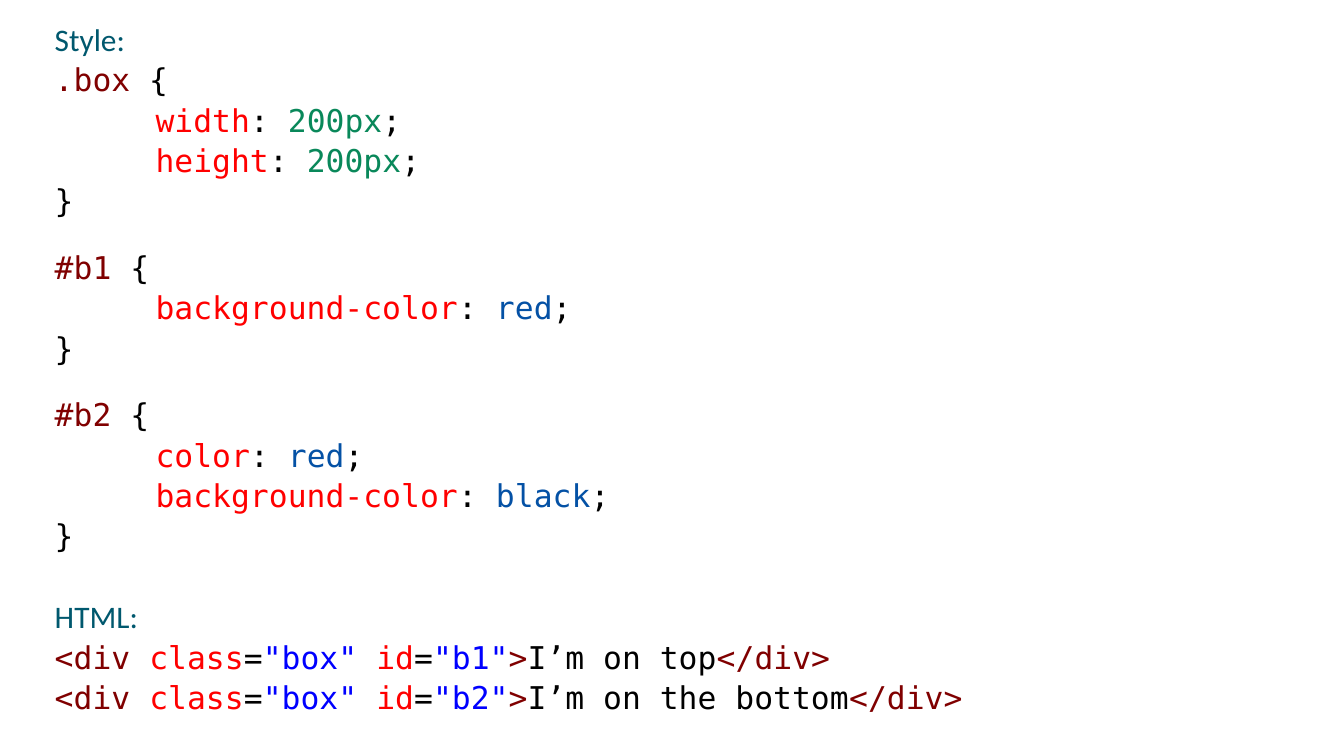
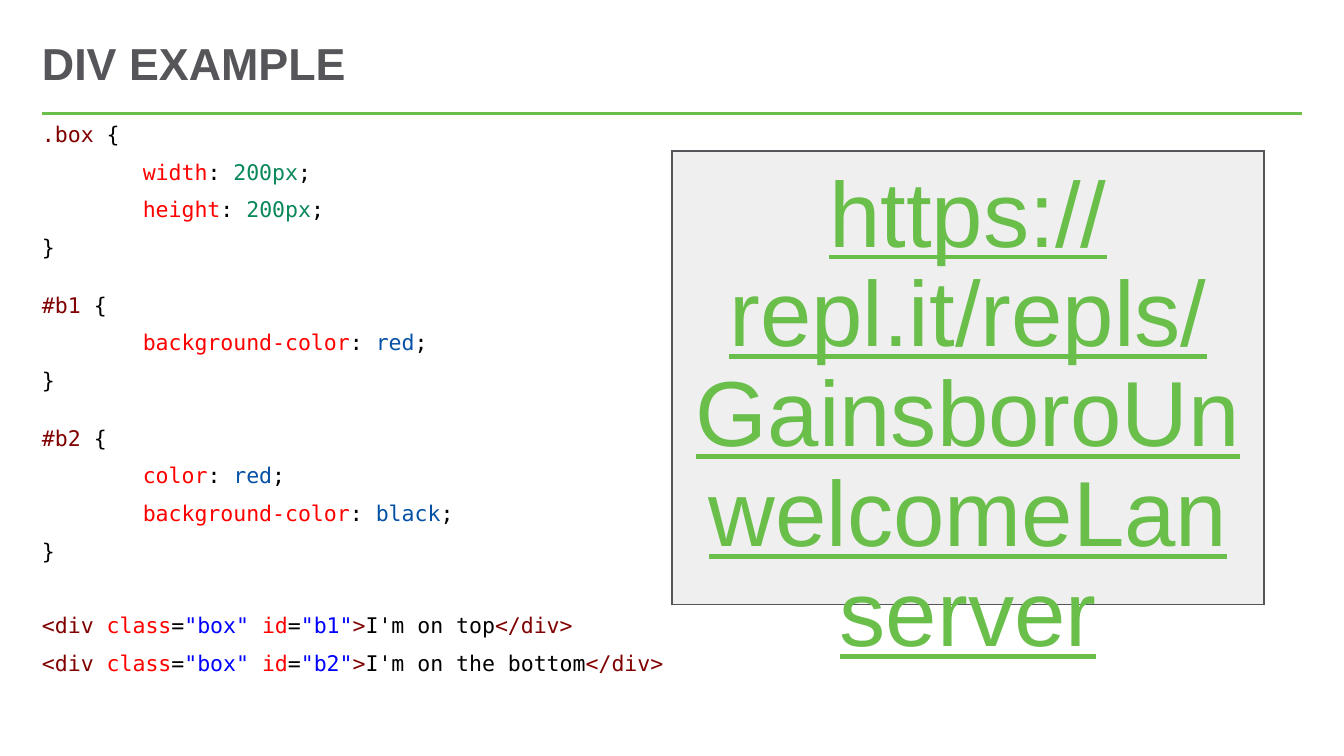
Before and after one commit to hytechclub/web-101, a slide deck: slide 5 of Week07/MoreHtml.pptx. Drawn at 1344x756 pixels with LibreOffice and Linux fonts; fonts in the diff are those of the drawing; background and template pictures are left out. Boxes give left, top, right and bottom in pixels: in the first picture for what was removed or moved away, otherwise in the second. Text is boxed around its words. In the diff, an @@ line names an element or a change of style, - is before the commit and + after.

```diff
--- a/Week07/MoreHtml.pptx
+++ b/Week07/MoreHtml.pptx
@@ text at (55,29,125,56): paragraph removed @@
-Style:
@@ title added at (42,49,346,80), 32 pt, text #56565A, bold @@
+DIV EXAMPLE
@@ line added from (42, 113) to (1303, 113), #54C8E8 2.25 pt @@
@@ text at (42,125,454,526): size 22.4 to 15.4 pt in ".box {", "width: 200px;", "height: 200px;", "}" and 7 more places; line spacing 0.7 to 0.8; more space between paragraphs @@
@@ text ".box {": place and size @@
-text ".box {" at (55,29,962,712)
+text ".box {" at (42,125,663,673)
@@ rectangle added at (673,151,1265,605), fill #EFEFF0, outline #56565A 1 pt, 66 pt, text #6ABF4B, underline @@
+https://repl.it/repls/GainsboroUnwelcomeLanserver
@@ text at (42,616,663,673): text changed; size 22.4 to 15.4 pt @@
-HTML:
-<div class="box" id="b1">I’m on top</div>
-<div class="box" id="b2">I’m on the bottom</div>
+<div class="box" id="b1">I'm on top</div>
+<div class="box" id="b2">I'm on the bottom</div>
```
Also in this commit, not shown: 3 other slides changed, 1 slide added, 2 slides removed, 4 other files.
